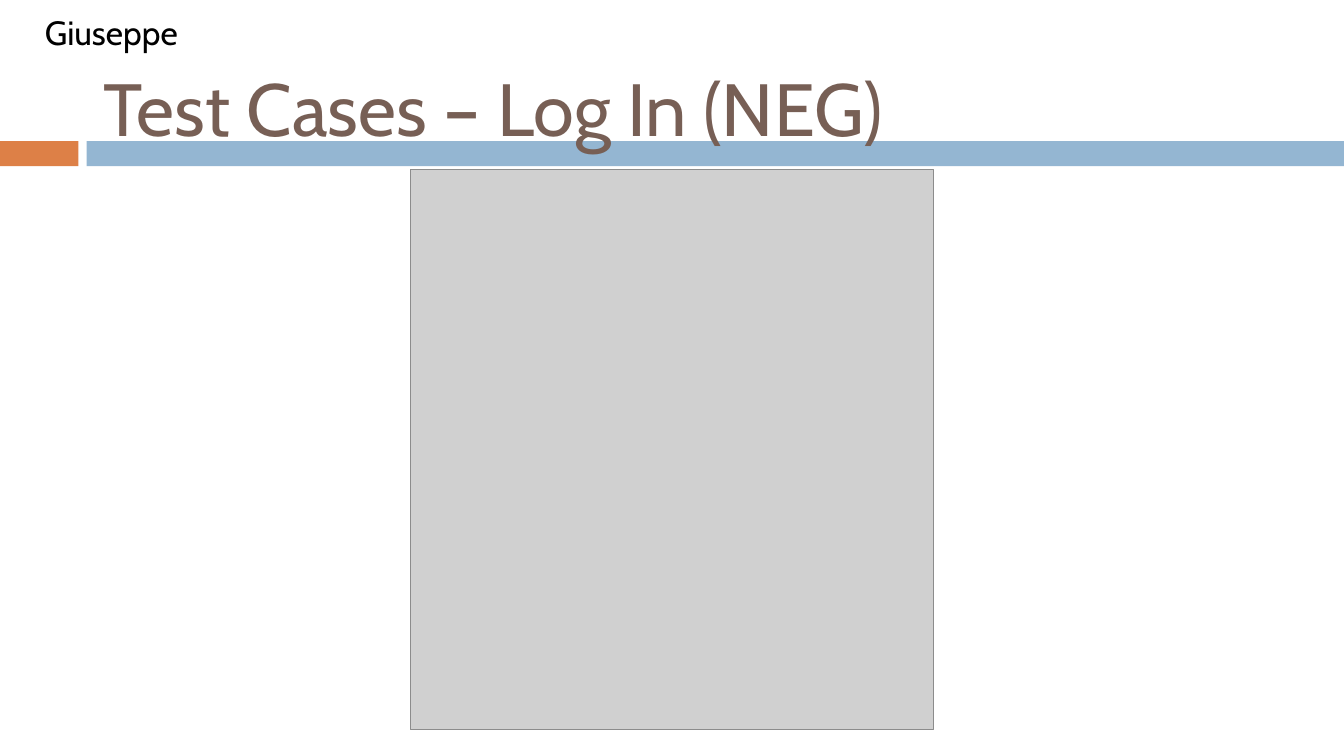
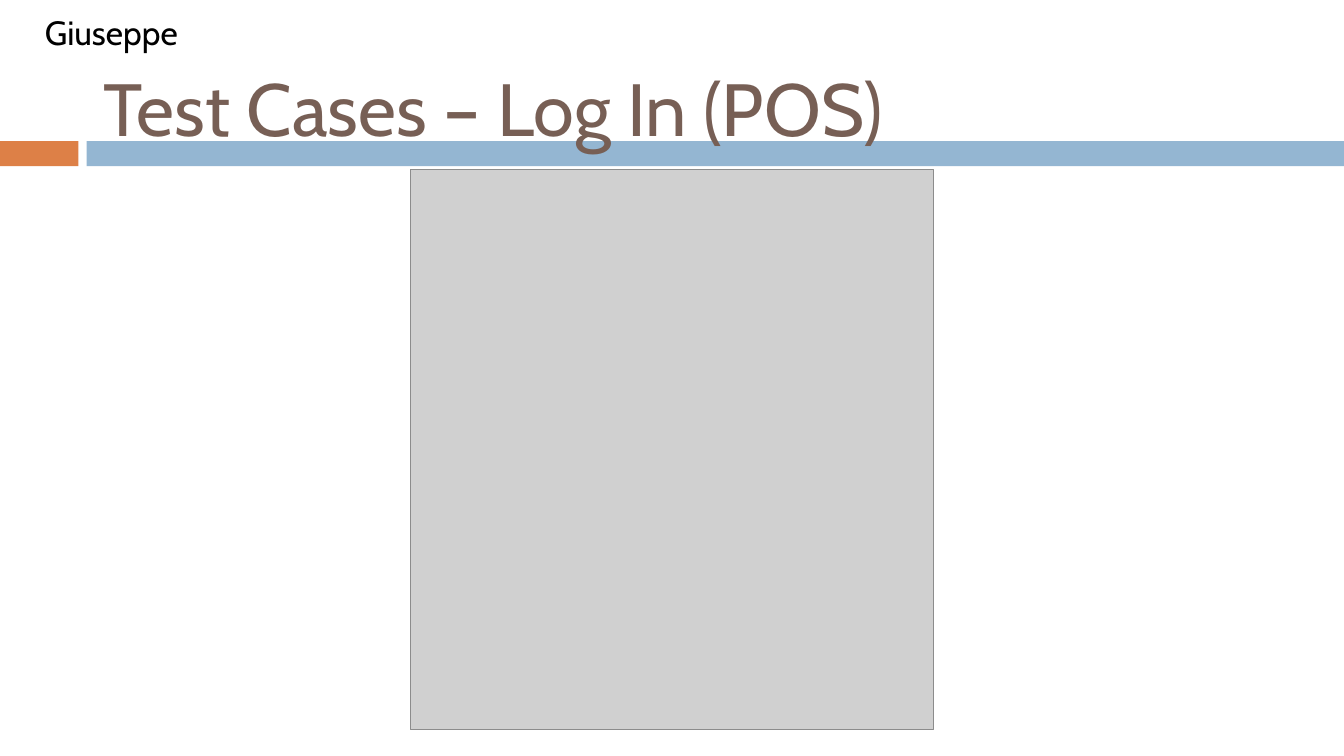
Before and after one commit to gvaccaro21/CS633---Term-Project, a slide deck: slide 31 of Final Presenation/CS_633_Zac3_term_project_report_FINAL_draft.pptx. Drawn at 1344x756 pixels with LibreOffice and Linux fonts; fonts in the diff are those of the drawing; grey boxes stand for pictures; background and template pictures are left out. Boxes give left, top, right and bottom in pixels: in the first picture for what was removed or moved away, otherwise in the second. Text is boxed around its words. In the diff, an @@ line names an element or a change of style, - is before the commit and + after.

```diff
--- a/Final Presenation/CS_633_Zac3_term_project_report_FINAL_draft.pptx
+++ b/Final Presenation/CS_633_Zac3_term_project_report_FINAL_draft.pptx
@@ title at (103,80,883,152): text changed @@
-Test Cases – Log In (NEG)
+Test Cases – Log In (POS)
```
Also in this commit, not shown: 2 other slides changed, 3 other files.
